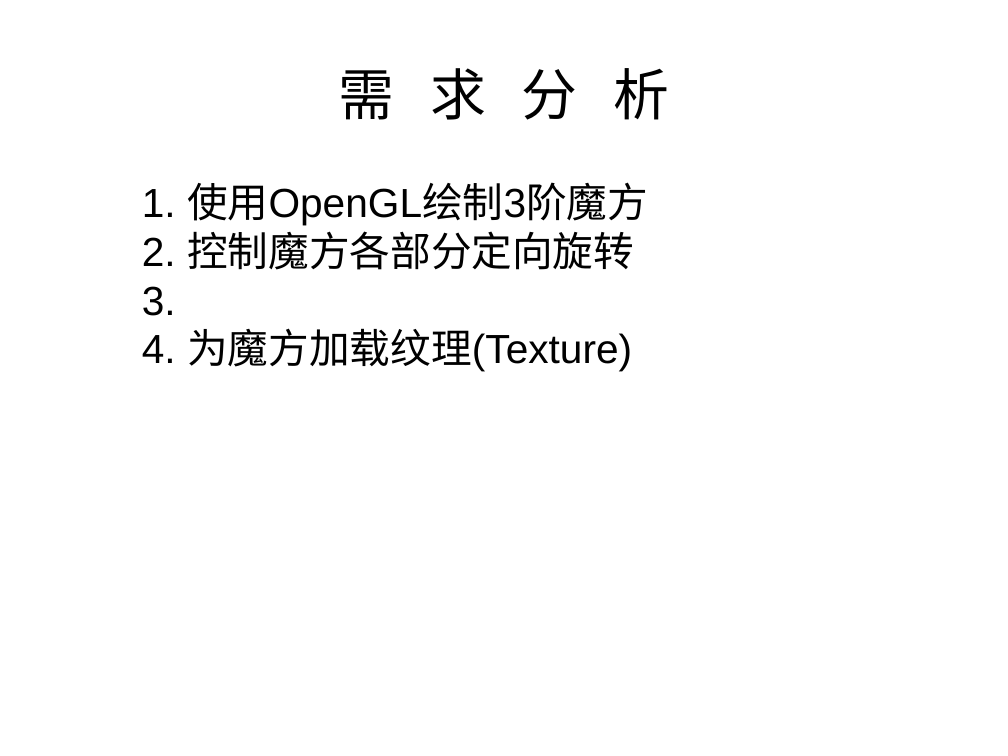
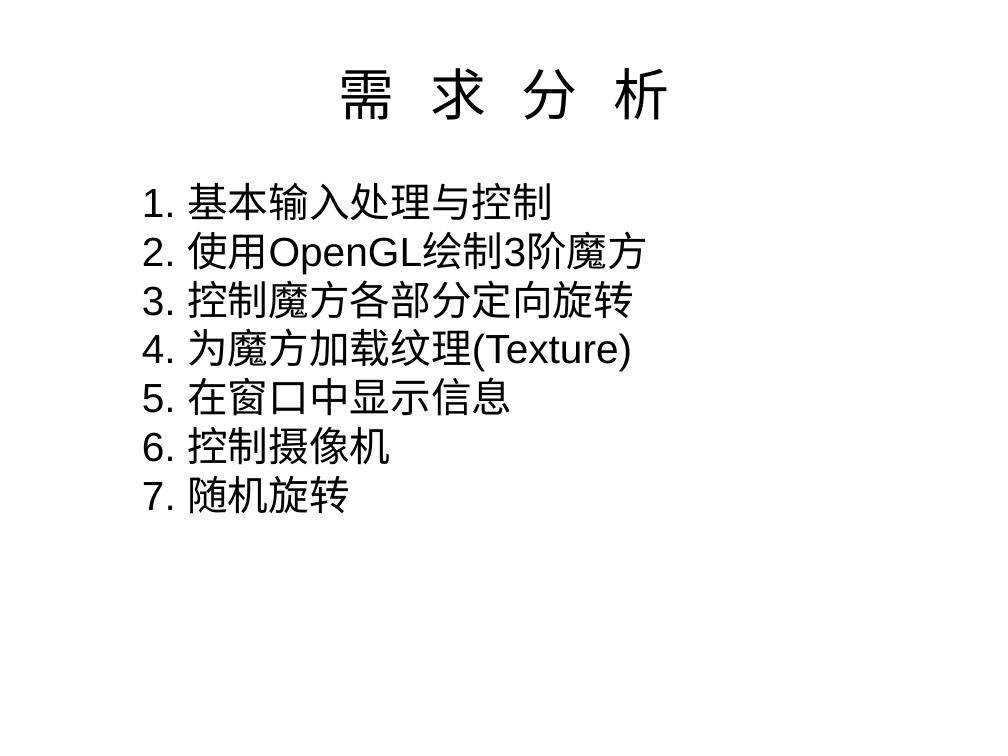
Before and after one commit to Seas0/OpenGLMagicCube, a slide deck: slide 3 of docs/OpenGLCubeDirect.pptx (slide 2 before the commit). Drawn at 1008x756 pixels with LibreOffice and Linux fonts; fonts in the diff are those of the drawing; background and template pictures are left out. Boxes give left, top, right and bottom in pixels: in the first picture for what was removed or moved away, otherwise in the second. Text is boxed around its words. In the diff, an @@ line names an element or a change of style, - is before the commit and + after.

Commit message:
add: random rotate whole cube add: info text
change: ppt document

fix: texture for Windows bulid

TODO: Noise gen

```diff
--- a/docs/OpenGLCubeDirect.pptx
+++ b/docs/OpenGLCubeDirect.pptx
@@ text at [142, 182, 648, 319]: text changed @@
-1. 使用OpenGL绘制3阶魔方
-2. 控制魔方各部分定向旋转
-3.
+1. 基本输入处理与控制
+2. 使用OpenGL绘制3阶魔方
+3. 控制魔方各部分定向旋转
@@ text at [142, 371, 512, 514]: paragraphs added @@
+5. 在窗口中显示信息
+6. 控制摄像机
+7. 随机旋转
```
Also in this commit, not shown: 1 other slide changed, 8 slides added, 2 slides removed, 12 other files.
